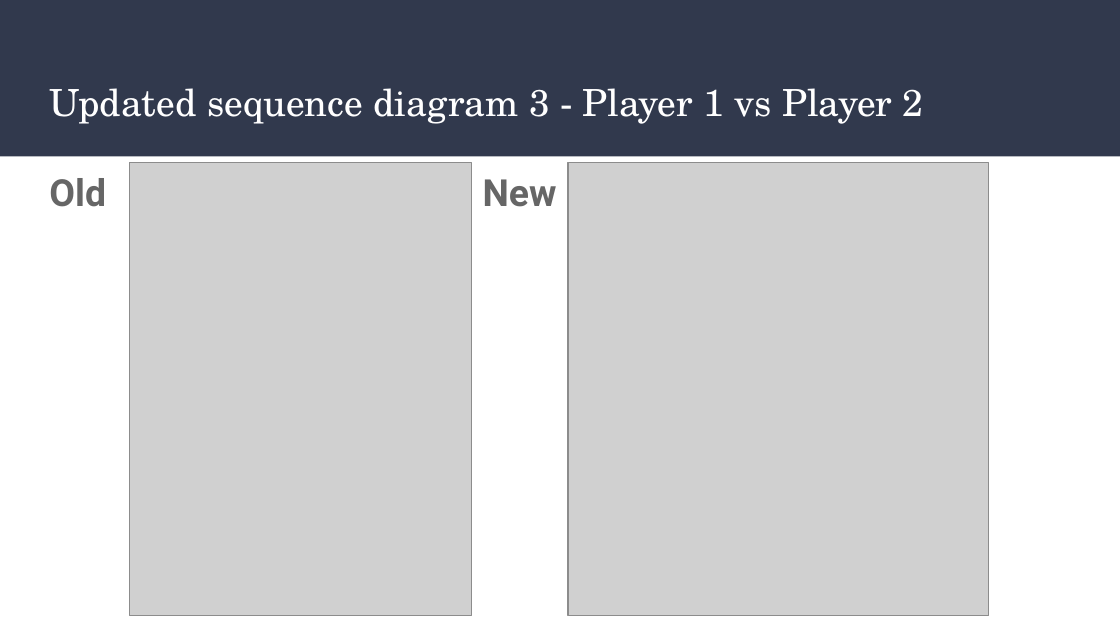
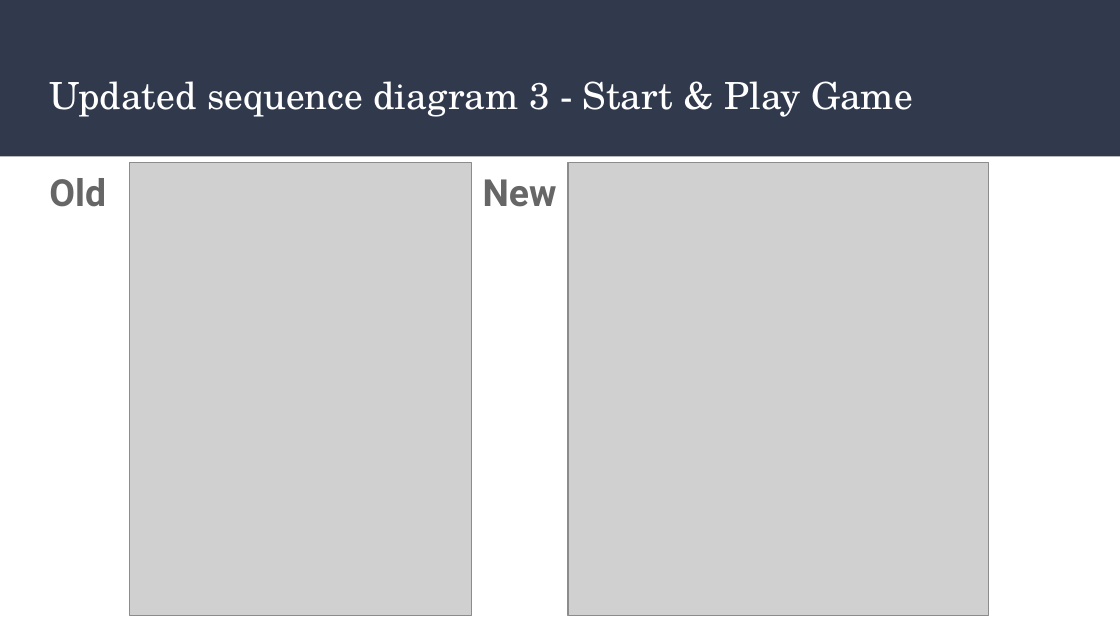
Before and after one commit to zachgood/cs414-f17-301-Function-Chaos, a slide deck: slide 15 of P4_ Improving the internal design.pptx (slide 10 before the commit). Drawn at 1120x630 pixels with LibreOffice and Linux fonts; fonts in the diff are those of the drawing; grey boxes stand for pictures. Boxes give left, top, right and bottom in pixels: in the first picture for what was removed or moved away, otherwise in the second. Text is boxed around its words. In the diff, an @@ line names an element or a change of style, - is before the commit and + after.

Commit message:
Add files via upload
Updated slides with updated TLM, Start & Play Seq, Package diagram, and reorganized

```diff
--- a/P4_ Improving the internal design.pptx
+++ b/P4_ Improving the internal design.pptx
@@ title at (x1=49, y1=81, x2=913, y2=117): text changed @@
-Updated sequence diagram 3 - Player 1 vs Player 2
+Updated sequence diagram 3 - Start & Play Game
```
Also in this commit, not shown: 4 other slides changed, 4 slides added, 1 slide removed.
